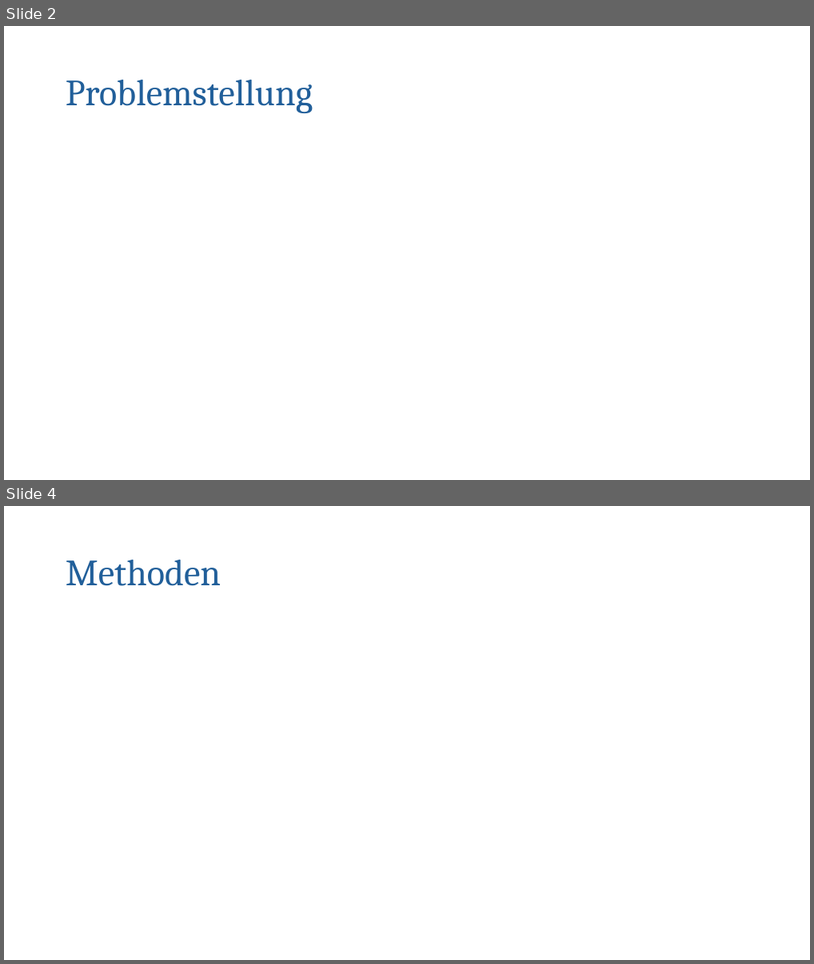
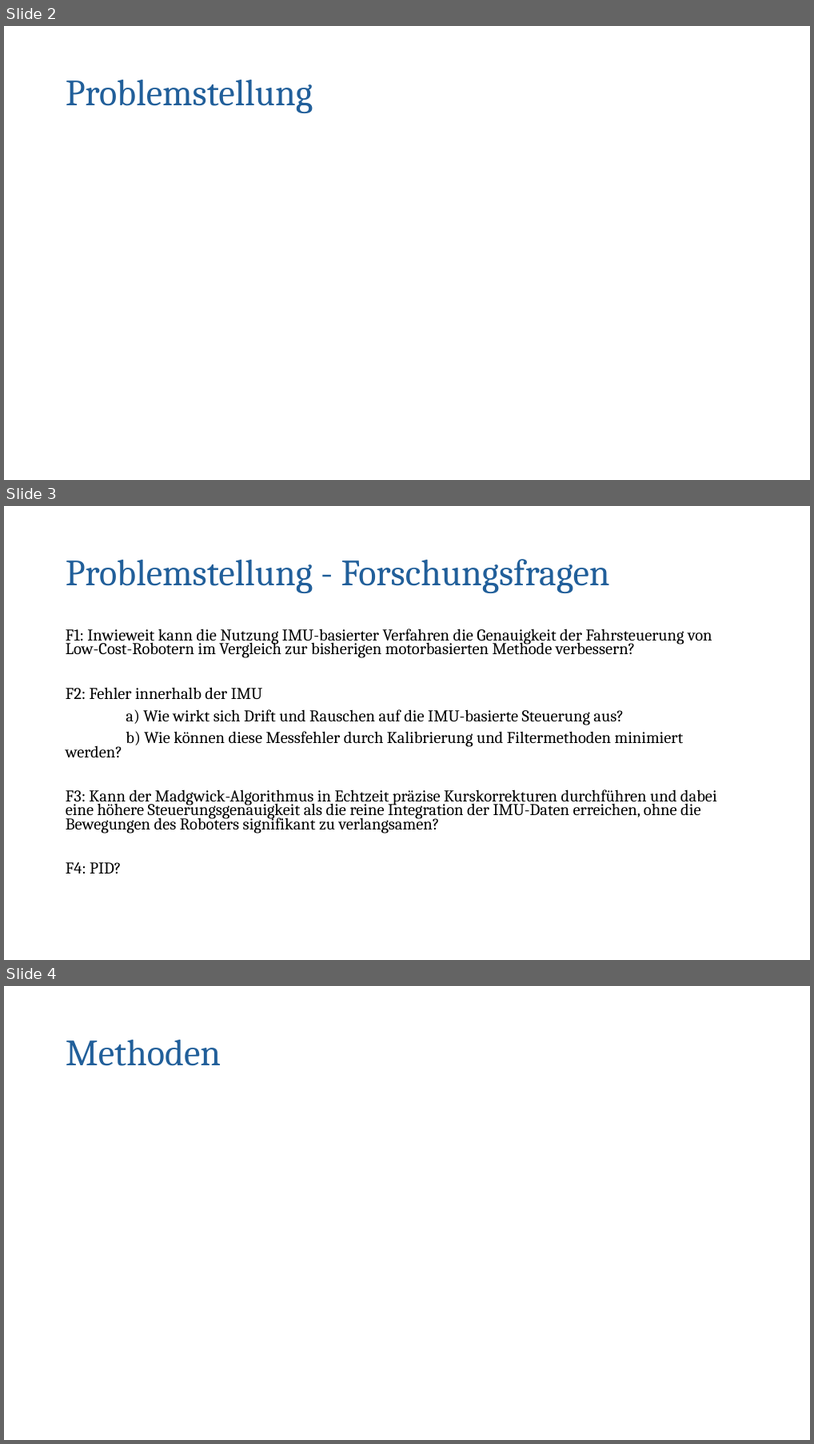
Before and after one commit to charlotte-strg/IMU_Audit, a slide deck: MA_files/MA-Präsentation_Charlotte_Strang.pptx. Shown one above the other, each under a label of ours: slides 2 and 4 before the commit, slides 2, 3 and 4 after it; the slides between them are not shown. The pictures are 814x964 and 814x1444 pixels, drawn with LibreOffice and Linux fonts; fonts in the diff are those of the drawing. Boxes give left, top, right and bottom in pixels: in the first picture for what was removed or moved away, otherwise in the second. Text is boxed around its words. In the diff, an @@ line names an element or a change of style, - is before the commit and + after.

```diff
--- a/MA_files/MA-Präsentation_Charlotte_Strang.pptx
+++ b/MA_files/MA-Präsentation_Charlotte_Strang.pptx
@@ slide 3 added at [4,506,810,960], background #FFFFFF @@
@@ title added at [66,559,610,593], 44 pt, text #215F9A @@
+Problemstellung - Forschungsfragen
@@ text added at [66,628,718,873], 19.6 pt, text #000000 @@
+F1: Inwieweit kann die Nutzung IMU-basierter Verfahren die Genauigkeit der Fahrsteuerung von Low-Cost-Robotern im Vergleich zur bisherigen motorbasierten Methode verbessern?
+F2: Fehler innerhalb der IMU
+a) Wie wirkt sich Drift und Rauschen auf die IMU-basierte Steuerung aus?
+b) Wie können diese Messfehler durch Kalibrierung und Filtermethoden minimiert werden?
+F3: Kann der Madgwick-Algorithmus in Echtzeit präzise Kurskorrekturen durchführen und dabei eine höhere Steuerungsgenauigkeit als die reine Integration der IMU-Daten erreichen, ohne die Bewegungen des Roboters signifikant zu verlangsamen?
+F4: PID?
```
Also in this commit, not shown: 5 other slides added, 1 slide removed, 16 other files.
